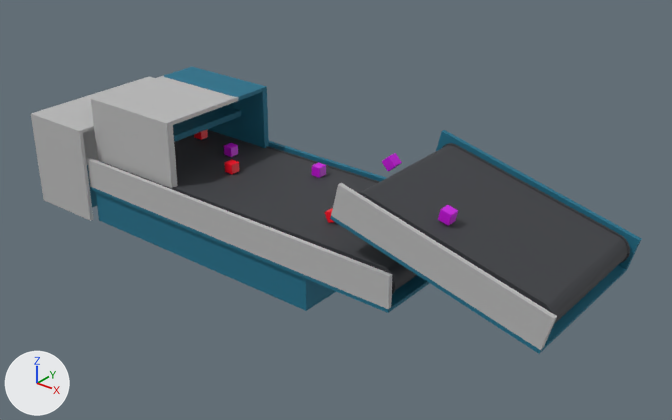
The FBX model Carcassonne-Unity/Assets/Game/machines/Models/optique.fbx as it was, and as the next commit left it.
Before and after are seen from a 50 mm lens placed at (10.69, -11.36, 8.28), pointed at (1.55, 0.06, 1.2). Lighting does not change. The marker at lower left points along +X, +Y and +Z. Where no turn or scale is listed for an object, it has been applied to the vertices.

Names of what the first picture shows: 'base', 'cam_derriere', 'cam_devant', 'convoyeur', 'convoyeur_trioptique', 'mur_devant', 'overband:pCylinder6', 'overband:polySurface2', 'pCube10', 'pCube7', 'pCube9', 'pCylinder6', 'polySurface2'.
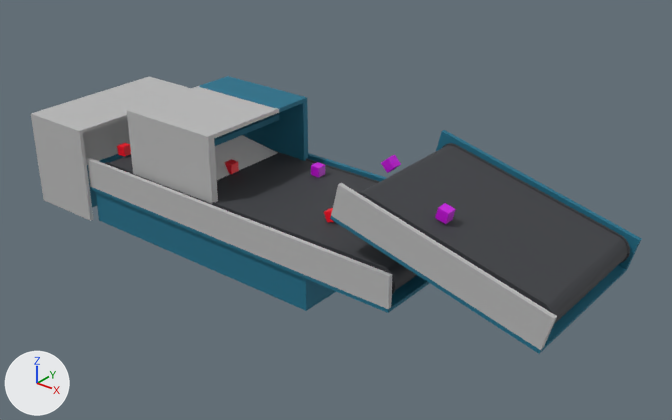
Location of each change, [x1, y1, x2, y2] in pixels of the pictures (672 x 420 px):
'cam_devant', moved
    before: [91, 76, 238, 188]
    after: [127, 86, 279, 204]
'cam_derriere', moved
    before: [164, 67, 269, 148]
    after: [200, 76, 308, 161]
'flash', added
    after: [215, 135, 278, 180]
'pCube9', moved
    before: [438, 205, 458, 226]
    after: [435, 203, 456, 224]
'pCube10', moved
    before: [382, 153, 402, 171]
    after: [381, 155, 401, 173]
'pCube7', moved
    before: [312, 163, 326, 178]
    after: [311, 162, 325, 178]
'mur_derriere', unchanged, uncovered by the edit
    before: [108, 76, 154, 92]
    after: [108, 76, 191, 154]

Diff of the bpy script that builds the scene:
```diff
--- a/Carcassonne-Unity/Assets/Game/machines/Models/optique.fbx.py
+++ b/Carcassonne-Unity/Assets/Game/machines/Models/optique.fbx.py
@@ mat_flashmat @@
+mat_flashmat = principled_material('flashMat')
+mat_flashmat.base_color = (0.5, 0.5, 0.5)  # grey #bcbcbc
@@ me_mesh_023 @@
+me_mesh_023.from_pydata([(-0.5, 1.12, -0.46), (-0.5, -1.12, -0.46), (0.5, -1.12, -0.46), (0.5, 1.12, -0.46), (-0.12, 0.13, 0.27), (-0.12, -0.12, 0.27), (0.12, -0.12, 0.27), (0.12, 0.12, 0.27)], [], [(0, 3, 2, 1), (7, 4, 5, 6), (3, 0, 4, 7), (0, 1, 5, 4), (1, 2, 6, 5), (2, 3, 7, 6)])
+me_mesh_023.materials.append(mat_flashmat)  # grey #bcbcbc
@@ ob_pcube7 @@
 ob_pcube7 = bpy.data.objects.new('pCube7', me_mesh_018)
-ob_pcube7.location = (0.74, 0.58, 1.56)
+ob_pcube7.location = (0.72, 0.58, 1.56)
@@ ob_pcube10 @@
 ob_pcube10.parent = ob_cubes
-ob_pcube10.location = (280.0, 247.6, 7.426)
+ob_pcube10.location = (278.7, 244.5, 7.426)
 ob_pcube10.rotation_euler = (0.0, 0.0, 0.751)  # degrees (0, 0, 43)
@@ ob_cam_derriere @@
 ob_cam_derriere = bpy.data.objects.new('cam_derriere', me_mesh_011)
-ob_cam_derriere.location = (-1.94, 0.87, 1.97)
+ob_cam_derriere.location = (-0.94, 0.87, 1.97)
@@ ob_pcube9 @@
 ob_pcube9 = bpy.data.objects.new('pCube9', me_mesh_020)
-ob_pcube9.location = (4.46, -1.01, 2.4)
+ob_pcube9.location = (4.41, -1.01, 2.41)
@@ ob_cam_devant @@
 ob_cam_devant = bpy.data.objects.new('cam_devant', me_mesh_010)
-ob_cam_devant.location = (-1.94, -0.68, 1.97)
+ob_cam_devant.location = (-0.94, -0.68, 1.97)
@@ ob_flash @@
+ob_flash = bpy.data.objects.new('flash', me_mesh_023)
+ob_flash.location = (-1.05, -0.19, 1.92)
```
